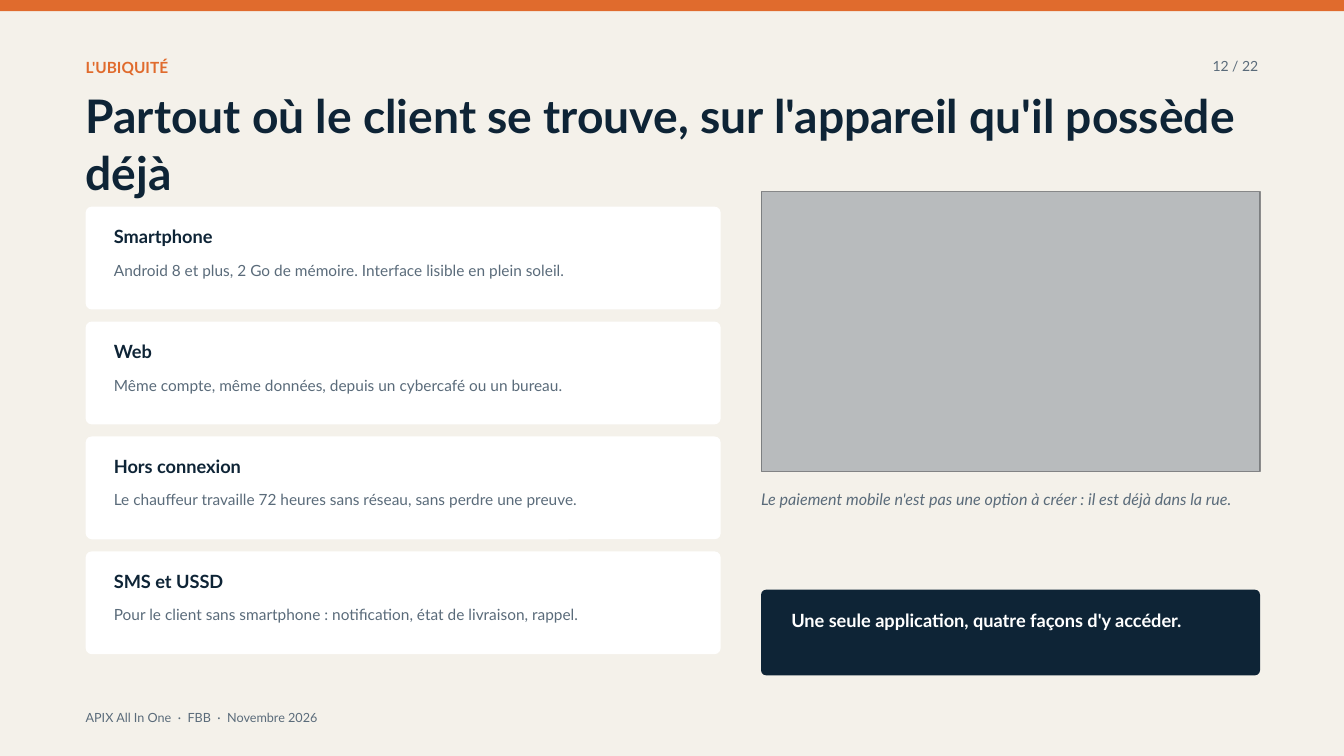
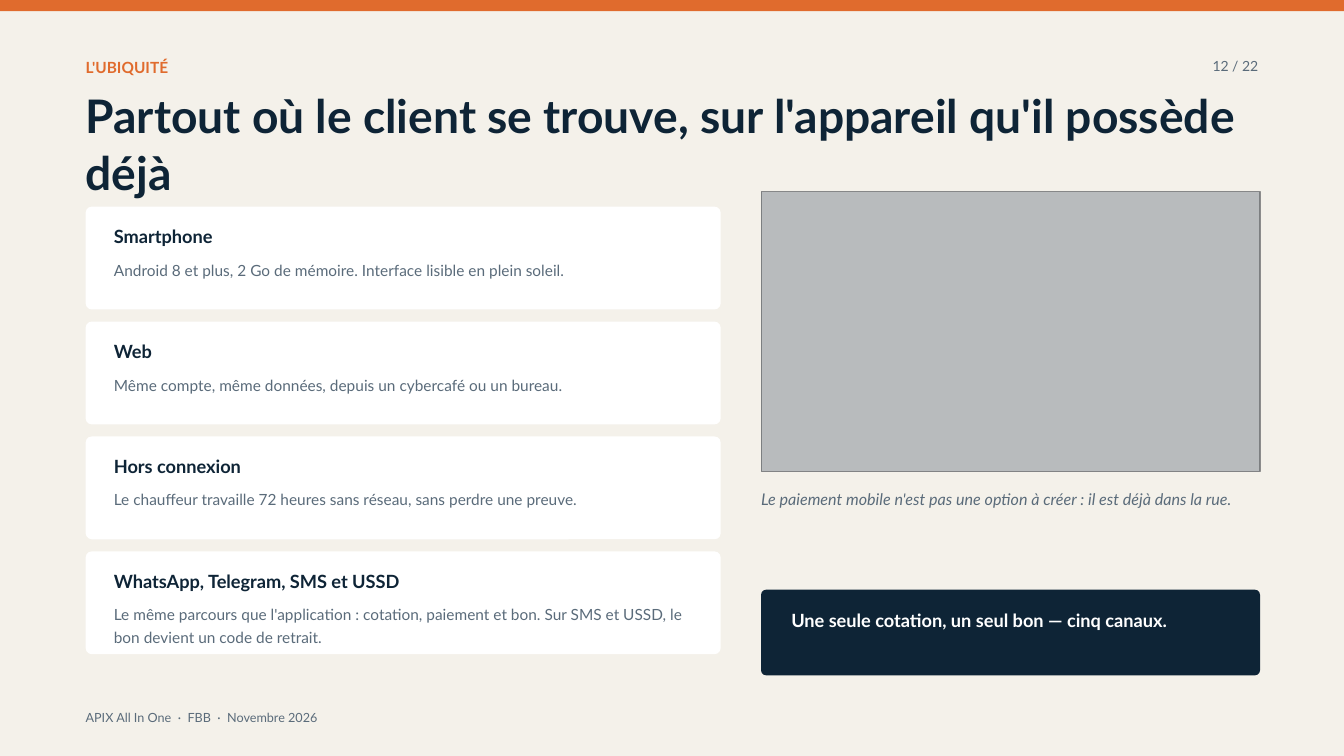
Before and after one commit to dilevembamu12/fbb-ppc-apix, a slide deck: slide 12 of dist/pptx/APIX-All-In-One-Presentation-PPC.pptx. Drawn at 1344x756 pixels with LibreOffice and Linux fonts; fonts in the diff are those of the drawing; grey boxes stand for pictures. Boxes give left, top, right and bottom in pixels: in the first picture for what was removed or moved away, otherwise in the second. Text is boxed around its words. In the diff, an @@ line names an element or a change of style, - is before the commit and + after.

Commit message:
Decks : ligne de canaux sur la diapositive d'ubiquite (reunion et version detaillee)

```diff
--- a/dist/pptx/APIX-All-In-One-Presentation-PPC.pptx
+++ b/dist/pptx/APIX-All-In-One-Presentation-PPC.pptx
@@ text at bbox=[114, 574, 399, 592]: text changed @@
-SMS et USSD
+WhatsApp, Telegram, SMS et USSD
@@ text at bbox=[114, 608, 682, 643]: text changed @@
-Pour le client sans smartphone : notification, état de livraison, rappel.
+Le même parcours que l'application : cotation, paiement et bon. Sur SMS et USSD, le bon devient un code de retrait.
@@ text at bbox=[791, 613, 1166, 630]: text changed @@
-Une seule application, quatre façons d'y accéder.
+Une seule cotation, un seul bon — cinq canaux.
```
Also in this commit, not shown: 3 other files.
